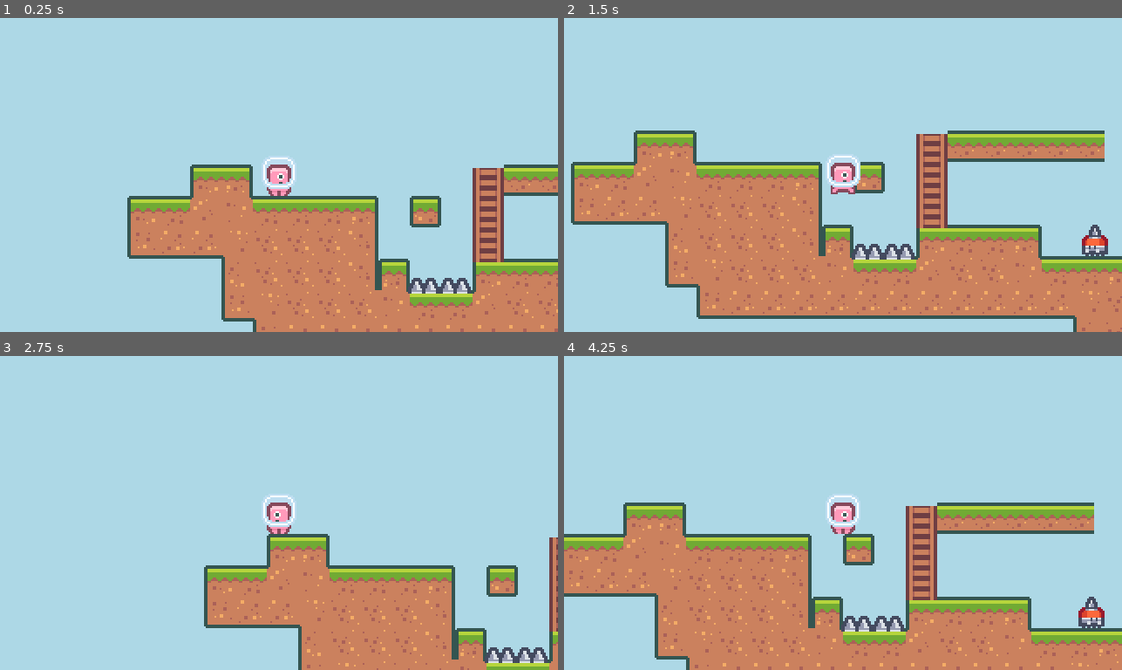
Above: before the commit, frames 1-4 (two rows, left to right).
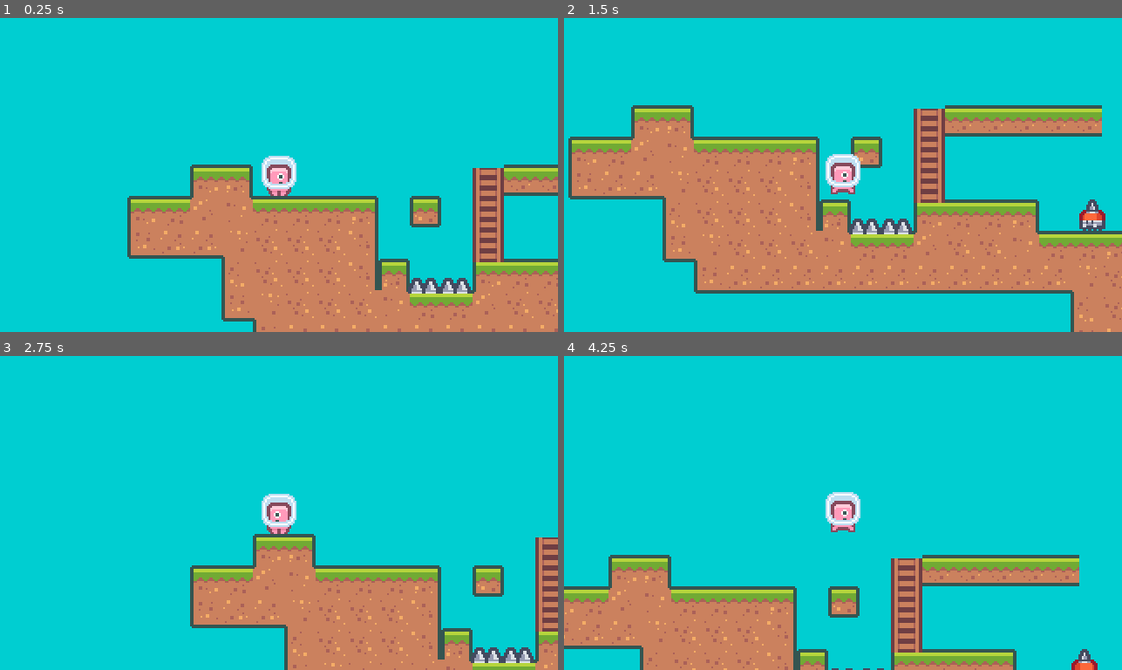
Above: after the commit, the same moments.

Repository: elbow667/PixelPlatformerG4
Game: Godot game, scene res://Scenes/world.tscn
The game is run twice, just before and just after one commit, with the same random seed, the same clock (stepped at 60 frames per second) and the same inputs.
Inputs:
- Up to frame 1 (0.25 s): no input
- Up to frame 2 (1.5 s): tap Enter (ui_accept) at 0.5, 0.6, 0.77, 1.07, 1.35 s; hold D (ui_right) from 0.53 s (still down)
- Up to frame 3 (2.75 s): tap Enter (ui_accept) at 1.52, 1.82, 2.1 s; release D (ui_right) at 2.03 s; hold A (ui_left) from 2.03 s (still down)
- Up to frame 4 (4.25 s): release A (ui_left) at 2.78 s; hold D (ui_right) from 2.78 s (still down); tap Enter (ui_accept) at 2.85, 3.02, 3.32, 3.6, 3.77, 4.07 s

The runs differ from the first frame. In frame 1, 73% of the frame differs, in the area x 0-100%, y 0-100%; in frame 2, 83%; in frame 3, 87%; in frame 4, 94%.

Commit message:
Tutorial P9 (Double Jump, Coyote Jump, Jump Buffer)

Diff:
--- a/Resources/fast_player_movement_data.tres
+++ b/Resources/fast_player_movement_data.tres
@@ -11,3 +11,5 @@
 ACCELLERATION = 15
 GRAVITY = 5
 ADDITIONAL_FALL_GRAVITY = 3
+CLIMB_SPEED = 50
+DOUBLE_JUMP_COUNT = 1
--- a/Scenes/player.tscn
+++ b/Scenes/player.tscn
@@ -28,3 +28,14 @@
 hit_from_inside = true
 collide_with_areas = true
 collide_with_bodies = false
+
+[node name="JumpBufferTimer" type="Timer" parent="."]
+wait_time = 0.7
+one_shot = true
+
+[node name="CoyoteJumpTimer" type="Timer" parent="."]
+wait_time = 0.2
+one_shot = true
+
+[connection signal="timeout" from="JumpBufferTimer" to="." method="_on_jump_buffer_timer_timeout"]
+[connection signal="timeout" from="CoyoteJumpTimer" to="." method="_on_coyote_jump_timer_timeout"]
--- a/Scripts/player.gd
+++ b/Scripts/player.gd
@@ -2,16 +2,19 @@
 class_name Player
 
 enum {MOVE, CLIMB}
-var state := MOVE
+var state = MOVE
+var double_jump = 1
+var buffered_jump = false
+var coyote_jump = false
 
-#var velocity = Vector2.ZERO
-# velocity already defined in CharacterBody2D
-#@export var SPEED : float = 100.0
 
-@onready var animated_sprite : AnimatedSprite2D = $AnimatedSprite2D
-@onready var ladderCheck : RayCast2D = $LadderCheck
+@onready var animated_sprite: AnimatedSprite2D = $AnimatedSprite2D
+@onready var ladderCheck: RayCast2D = $LadderCheck
+@onready var jumpBufferTimer: Timer = $JumpBufferTimer
+@onready var coyoteJumpTimer: Timer = $CoyoteJumpTimer
 
-@export var moveData : Resource
+
+@export var moveData: PlayerMovmentData
 
 
 func _ready():
@@ -27,43 +30,80 @@
 		MOVE: move_state(direction)
 		CLIMB: climb_state(direction)
 
-
-
-
 func move_state(direction):
 	if is_on_ladder() and Input.is_action_pressed("ui_up"):
 		state = CLIMB
 	apply_gravity()
-	if direction: # if not zero
+
+
+	if  horizontal_move(direction): # if not zero
 		apply_acceleration(direction.x)
 		animated_sprite.animation = "Run"
 		animated_sprite.flip_h = direction.x > 0
-#		if (velocity.x > 0):
-#			animated_sprite.flip_h = true
-#		elif(velocity.x < 0):
-#			animated_sprite.flip_h = false
 	else:
 		apply_friction()
 		animated_sprite.animation = "Idle"
 
 	if is_on_floor():
-
-		if Input.is_action_just_pressed("ui_accept"):
-			velocity.y = moveData.JUMP_FORCE
+		reset_double_jump()
 	else:
 		animated_sprite.animation = "Jump"
-		if Input.is_action_just_released("ui_accept") and velocity.y < moveData.JUMP_RELEASE_FORCE:
-			velocity.y = moveData.JUMP_RELEASE_FORCE
-		if velocity.y > 0:
-			velocity.y += moveData.ADDITIONAL_FALL_GRAVITY
+
+	if can_jump():
+		input_jump()
+	else:
+		input_jump_release()
+		input_double_jump()
+		buffer_jump()
+		fast_fall()
 
 
 	var was_in_air = not is_on_floor()
+	var was_on_floor = is_on_floor()
+
 	var _velocity = move_and_slide() #no need to pass velocity into move_and_slide()
 	var just_landed = is_on_floor() and was_in_air
 	if just_landed:
 		animated_sprite.animation = "Run"
 		animated_sprite.frame = 1
+	var just_left_ground = not is_on_floor() and was_on_floor
+	if just_left_ground and velocity.y >= 0:
+		coyote_jump = true
+		coyoteJumpTimer.start()
+
+
+func can_jump():
+	return is_on_floor() or coyote_jump
+
+func input_jump_release():
+
+	if Input.is_action_just_released("ui_accept") and velocity.y < moveData.JUMP_RELEASE_FORCE:
+		velocity.y = moveData.JUMP_RELEASE_FORCE
+
+func input_double_jump():
+	if Input.is_action_just_pressed("ui_accept")	and double_jump > 0:
+		velocity.y = moveData.JUMP_FORCE
+		double_jump -= 1
+
+func buffer_jump():
+	if Input.is_action_just_pressed("ui_accept"):
+		buffered_jump = true
+		jumpBufferTimer.start()
+
+func fast_fall():
+	if velocity.y > 0:
+		velocity.y += moveData.ADDITIONAL_FALL_GRAVITY
+
+func horizontal_move(direction):
+	return direction.x != 0
+
+func reset_double_jump():
+	double_jump = moveData.DOUBLE_JUMP_COUNT
+
+func input_jump():
+	if Input.is_action_just_pressed("ui_accept") or buffered_jump:
+		velocity.y = moveData.JUMP_FORCE
+		buffered_jump = false
 
 func climb_state(direction):
 	if not is_on_ladder():
@@ -71,9 +111,8 @@
 	if direction.length() != 0:
 		animated_sprite.animation = "Run"
 	else: animated_sprite.animation = "Idle"
-	velocity = direction * 50
+	velocity = direction * moveData.CLIMB_SPEED
 	var _velocity = move_and_slide()
-
 
 func is_on_ladder():
 	if not ladderCheck.is_colliding(): return false
@@ -90,3 +129,10 @@
 
 func apply_acceleration(amount):
 	velocity.x = move_toward(velocity.x, moveData.MAX_SPEED * amount, moveData.ACCELLERATION)
+
+
+func _on_jump_buffer_timer_timeout():
+	buffered_jump = false
+
+func _on_coyote_jump_timer_timeout():
+	coyote_jump = false
--- a/Scripts/player_movement_data.gd
+++ b/Scripts/player_movement_data.gd
@@ -8,3 +8,5 @@
 @export var ACCELLERATION : int = 10
 @export var GRAVITY : int = 5
 @export var ADDITIONAL_FALL_GRAVITY : int = 2
+@export var CLIMB_SPEED : int = 50
+@export var DOUBLE_JUMP_COUNT : int = 1
--- a/Scripts/world.gd
+++ b/Scripts/world.gd
@@ -3,4 +3,4 @@
 
 # Called when the node enters the scene tree for the first time.
 func _ready():
-	RenderingServer.set_default_clear_color(Color.LIGHT_BLUE)
+	RenderingServer.set_default_clear_color(Color.DARK_TURQUOISE)
Not shown, changed: README.md
